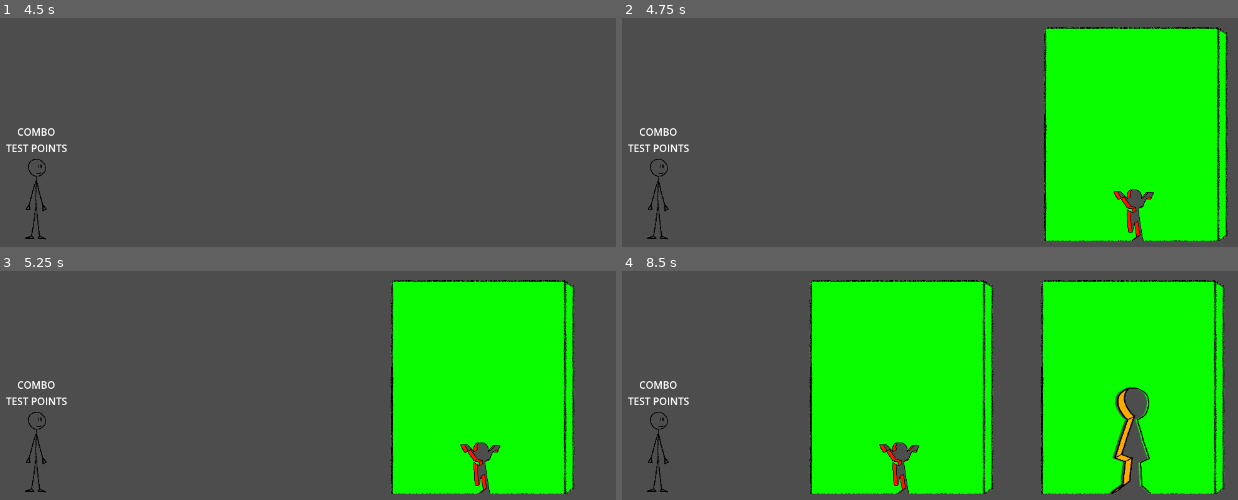
Above: before the commit, frames 1-4 (two rows, left to right).
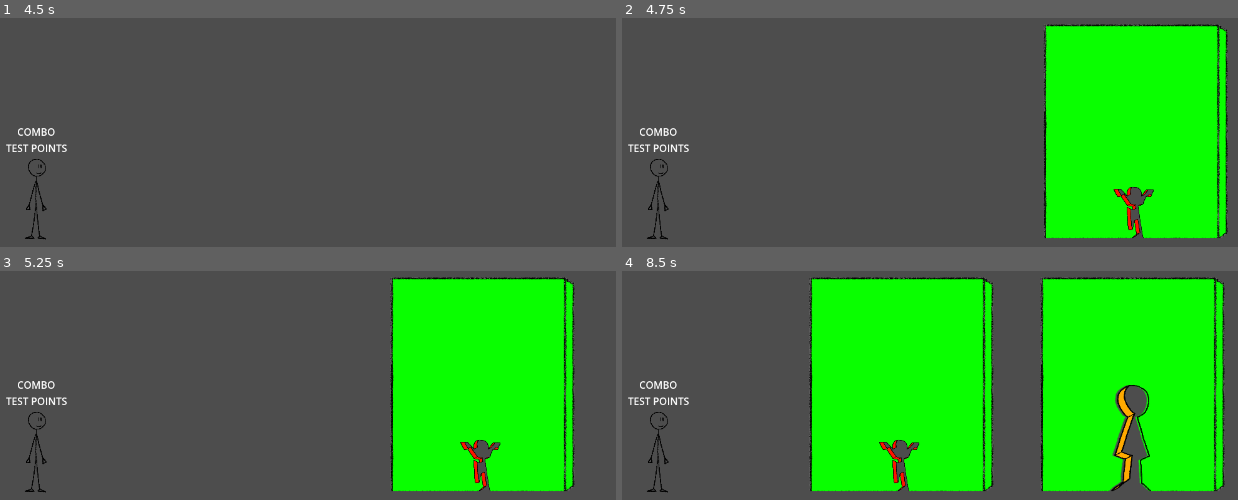
Above: after the commit, the same moments.

Repository: onegm/Scale-Game-Show
Game: Godot game, scene res://levels/Level1.tscn
Two runs of this game, one before a commit and one after it. Both use one fixed random seed, a clock stepped at 60 frames per second and the inputs below.
Inputs:
- Up to frame 1 (4.5 s): tap Enter at 0.5, 2, 3.5 s; hold Right (pose_right) 0.53-1.28 s; tap A (look_left) at 0.6, 2.1, 3.6 s; tap Space at 1.25, 2.75, 4.25 s; hold Down (pose_down) 1.28-2.03 s; tap D (look_right) at 1.35, 2.85, 4.35 s; hold Right (pose_right) 2.03-2.78 s; hold Up (pose_up) 2.78-3.53 s; hold Left (pose_left) from 3.53 s (still down)
- Up to frame 2 (4.75 s): keep holding Left (pose_left)
- Up to frame 3 (5.25 s): release Left (pose_left) at 5.03 s; hold Down (pose_down) from 5.03 s (still down); tap A (look_left) at 5.1 s
- Up to frame 4 (8.5 s): release Down (pose_down) at 5.78 s; hold Right (pose_right) 5.78-6.53 s; tap D (look_right) at 5.85, 7.35 s; hold Up (pose_up) 6.53-7.28 s; tap A (look_left) at 6.6, 8.1 s; hold Right (pose_right) 7.28-8.03 s; hold Down (pose_down) from 8.03 s (still down)

Frame 1 is identical in both runs. In frame 2, 1.9% of the frame differs, in the area x 68-99%, y 2-98%; in frame 3, 1.9%; in frame 4, 4.2%, in the area x 30-98%, y 2-98%.

Commit message:
Change ordering when player passes through wall

Diff:
--- a/levels/Level1.tscn
+++ b/levels/Level1.tscn
@@ -4,6 +4,7 @@
 [ext_resource type="PackedScene" uid="uid://c150wmemgs4sn" path="res://player/player.tscn" id="1_c3ycx"]
 
 [node name="Level1" type="Node2D"]
+y_sort_enabled = true
 script = ExtResource("1_bx0cw")
 song_num = 1
 
@@ -11,4 +12,4 @@
 position = Vector2(355, 475)
 
 [node name="WallSpawnPoint" type="Marker2D" parent="."]
-position = Vector2(1136, 478)
+position = Vector2(1136, 474)
--- a/levels/level.gd
+++ b/levels/level.gd
@@ -4,12 +4,12 @@
 @onready var wall_spawner = WallSpawner.new()
 
 func _ready():
-	$WallSpawnPoint.add_child(wall_spawner)
 	var song = SongSequence.new(1)
 	add_child(song)
+	add_child(wall_spawner)
 	song.timestamp_reached.connect(on_timestamp_reached)
 	await get_tree().create_timer(3).timeout
 	song.play()
 
 func on_timestamp_reached():
-	wall_spawner.spawn_wall()
+	wall_spawner.spawn_wall($WallSpawnPoint.global_position)
--- a/walls/Wall.tscn
+++ b/walls/Wall.tscn
@@ -1,11 +1,123 @@
-[gd_scene load_steps=5 format=3 uid="uid://cvprlymwlmhan"]
+[gd_scene load_steps=16 format=3 uid="uid://cvprlymwlmhan"]
 
 [ext_resource type="Script" path="res://walls/wall.gd" id="1_skayl"]
 [ext_resource type="PackedScene" uid="uid://d1fvq2460vh11" path="res://walls/posture/Posture.tscn" id="2_7uj5q"]
 [ext_resource type="Texture2D" uid="uid://bldld0uo8ocjq" path="res://walls/art/wall.png" id="3_rfxvc"]
+[ext_resource type="Texture2D" uid="uid://cdkfpce136suy" path="res://walls/art/outlines.png" id="4_7d671"]
 
 [sub_resource type="RectangleShape2D" id="RectangleShape2D_wwqmh"]
 size = Vector2(26, 690)
+
+[sub_resource type="AtlasTexture" id="AtlasTexture_vqhof"]
+atlas = ExtResource("4_7d671")
+region = Rect2(750, 0, 750, 750)
+
+[sub_resource type="AtlasTexture" id="AtlasTexture_jbild"]
+atlas = ExtResource("4_7d671")
+region = Rect2(1500, 0, 750, 750)
+
+[sub_resource type="AtlasTexture" id="AtlasTexture_c3ey3"]
+atlas = ExtResource("4_7d671")
+region = Rect2(1500, 750, 750, 750)
+
+[sub_resource type="AtlasTexture" id="AtlasTexture_ogo7y"]
+atlas = ExtResource("4_7d671")
+region = Rect2(2250, 0, 750, 750)
+
+[sub_resource type="AtlasTexture" id="AtlasTexture_t3j10"]
+atlas = ExtResource("4_7d671")
+region = Rect2(2250, 750, 750, 750)
+
+[sub_resource type="AtlasTexture" id="AtlasTexture_q7m2w"]
+atlas = ExtResource("4_7d671")
+region = Rect2(0, 750, 750, 750)
+
+[sub_resource type="AtlasTexture" id="AtlasTexture_xn0k0"]
+atlas = ExtResource("4_7d671")
+region = Rect2(0, 1500, 750, 750)
+
+[sub_resource type="AtlasTexture" id="AtlasTexture_xk8uv"]
+atlas = ExtResource("4_7d671")
+region = Rect2(750, 750, 750, 750)
+
+[sub_resource type="AtlasTexture" id="AtlasTexture_aqegs"]
+atlas = ExtResource("4_7d671")
+region = Rect2(750, 1500, 750, 750)
+
+[sub_resource type="SpriteFrames" id="SpriteFrames_wrvex"]
+animations = [{
+"frames": [{
+"duration": 1.0,
+"texture": SubResource("AtlasTexture_vqhof")
+}],
+"loop": false,
+"name": &"0",
+"speed": 1.0
+}, {
+"frames": [{
+"duration": 1.0,
+"texture": SubResource("AtlasTexture_jbild")
+}],
+"loop": false,
+"name": &"1",
+"speed": 1.0
+}, {
+"frames": [{
+"duration": 1.0,
+"texture": SubResource("AtlasTexture_c3ey3")
+}],
+"loop": false,
+"name": &"2",
+"speed": 1.0
+}, {
+"frames": [{
+"duration": 1.0,
+"texture": SubResource("AtlasTexture_ogo7y")
+}],
+"loop": false,
+"name": &"3",
+"speed": 1.0
+}, {
+"frames": [{
+"duration": 1.0,
+"texture": SubResource("AtlasTexture_t3j10")
+}],
+"loop": true,
+"name": &"4",
+"speed": 5.0
+}, {
+"frames": [{
+"duration": 1.0,
+"texture": SubResource("AtlasTexture_q7m2w")
+}],
+"loop": false,
+"name": &"5",
+"speed": 1.0
+}, {
+"frames": [{
+"duration": 1.0,
+"texture": SubResource("AtlasTexture_xn0k0")
+}],
+"loop": false,
+"name": &"6",
+"speed": 1.0
+}, {
+"frames": [{
+"duration": 1.0,
+"texture": SubResource("AtlasTexture_xk8uv")
+}],
+"loop": false,
+"name": &"7",
+"speed": 1.0
+}, {
+"frames": [{
+"duration": 1.0,
+"texture": SubResource("AtlasTexture_aqegs")
+}],
+"loop": true,
+"name": &"8",
+"speed": 5.0
+}]
 
 [node name="Wall" type="Area2D"]
 scale = Vector2(0.5, 0.5)
@@ -21,3 +133,9 @@
 [node name="CollisionShape2D" type="CollisionShape2D" parent="."]
 position = Vector2(14, -344)
 shape = SubResource("RectangleShape2D_wwqmh")
+
+[node name="Outlines" type="AnimatedSprite2D" parent="."]
+scale = Vector2(0.25, 0.25)
+sprite_frames = SubResource("SpriteFrames_wrvex")
+animation = &"0"
+offset = Vector2(0, -375)
--- a/walls/posture/Posture.tscn
+++ b/walls/posture/Posture.tscn
@@ -1,10 +1,9 @@
-[gd_scene load_steps=32 format=3 uid="uid://d1fvq2460vh11"]
+[gd_scene load_steps=21 format=3 uid="uid://d1fvq2460vh11"]
 
 [ext_resource type="Texture2D" uid="uid://bw8ajx4a87xqt" path="res://walls/art/wall_holes/Idle - White.png" id="1_kr8ek"]
 [ext_resource type="Texture2D" uid="uid://bxl8hd5r4ghjg" path="res://walls/art/wall_holes/Pose 1 - Right White.png" id="2_83wkl"]
 [ext_resource type="Script" path="res://walls/posture/posture.gd" id="2_hqkx4"]
 [ext_resource type="Texture2D" uid="uid://d0gd3fuo8dtev" path="res://walls/art/wall_holes/Pose 1 - Left White.png" id="3_haxd5"]
-[ext_resource type="Texture2D" uid="uid://cdkfpce136suy" path="res://walls/art/outlines.png" id="3_sjgld"]
 [ext_resource type="Texture2D" uid="uid://bi5ryr80lfuhx" path="res://walls/art/wall_holes/Pose 2 - Right White.png" id="4_p6v4h"]
 [ext_resource type="Texture2D" uid="uid://oji6kf0fc6q4" path="res://walls/art/wall_holes/Pose 2 - Left White.png" id="5_jopgx"]
 [ext_resource type="Texture2D" uid="uid://bdr734u22gmn0" path="res://walls/art/wall_holes/Pose 3 - Right White.png" id="6_us3se"]
@@ -123,127 +122,9 @@
 "speed": 1.0
 }]
 
-[sub_resource type="AtlasTexture" id="AtlasTexture_vqhof"]
-atlas = ExtResource("3_sjgld")
-region = Rect2(750, 0, 750, 750)
-
-[sub_resource type="AtlasTexture" id="AtlasTexture_jbild"]
-atlas = ExtResource("3_sjgld")
-region = Rect2(1500, 0, 750, 750)
-
-[sub_resource type="AtlasTexture" id="AtlasTexture_c3ey3"]
-atlas = ExtResource("3_sjgld")
-region = Rect2(1500, 750, 750, 750)
-
-[sub_resource type="AtlasTexture" id="AtlasTexture_ogo7y"]
-atlas = ExtResource("3_sjgld")
-region = Rect2(2250, 0, 750, 750)
-
-[sub_resource type="AtlasTexture" id="AtlasTexture_t3j10"]
-atlas = ExtResource("3_sjgld")
-region = Rect2(2250, 750, 750, 750)
-
-[sub_resource type="AtlasTexture" id="AtlasTexture_q7m2w"]
-atlas = ExtResource("3_sjgld")
-region = Rect2(0, 750, 750, 750)
-
-[sub_resource type="AtlasTexture" id="AtlasTexture_xn0k0"]
-atlas = ExtResource("3_sjgld")
-region = Rect2(0, 1500, 750, 750)
-
-[sub_resource type="AtlasTexture" id="AtlasTexture_xk8uv"]
-atlas = ExtResource("3_sjgld")
-region = Rect2(750, 750, 750, 750)
-
-[sub_resource type="AtlasTexture" id="AtlasTexture_aqegs"]
-atlas = ExtResource("3_sjgld")
-region = Rect2(750, 1500, 750, 750)
-
-[sub_resource type="SpriteFrames" id="SpriteFrames_xggf3"]
-animations = [{
-"frames": [{
-"duration": 1.0,
-"texture": SubResource("AtlasTexture_vqhof")
-}],
-"loop": false,
-"name": &"0",
-"speed": 1.0
-}, {
-"frames": [{
-"duration": 1.0,
-"texture": SubResource("AtlasTexture_jbild")
-}],
-"loop": false,
-"name": &"1",
-"speed": 1.0
-}, {
-"frames": [{
-"duration": 1.0,
-"texture": SubResource("AtlasTexture_c3ey3")
-}],
-"loop": false,
-"name": &"2",
-"speed": 1.0
-}, {
-"frames": [{
-"duration": 1.0,
-"texture": SubResource("AtlasTexture_ogo7y")
-}],
-"loop": false,
-"name": &"3",
-"speed": 1.0
-}, {
-"frames": [{
-"duration": 1.0,
-"texture": SubResource("AtlasTexture_t3j10")
-}],
-"loop": true,
-"name": &"4",
-"speed": 5.0
-}, {
-"frames": [{
-"duration": 1.0,
-"texture": SubResource("AtlasTexture_q7m2w")
-}],
-"loop": false,
-"name": &"5",
-"speed": 1.0
-}, {
-"frames": [{
-"duration": 1.0,
-"texture": SubResource("AtlasTexture_xn0k0")
-}],
-"loop": false,
-"name": &"6",
-"speed": 1.0
-}, {
-"frames": [{
-"duration": 1.0,
-"texture": SubResource("AtlasTexture_xk8uv")
-}],
-"loop": false,
-"name": &"7",
-"speed": 1.0
-}, {
-"frames": [{
-"duration": 1.0,
-"texture": SubResource("AtlasTexture_aqegs")
-}],
-"loop": true,
-"name": &"8",
-"speed": 5.0
-}]
-
 [node name="Posture" type="AnimatedSprite2D"]
 clip_children = 1
 sprite_frames = SubResource("SpriteFrames_mrt07")
 animation = &"0"
 offset = Vector2(0, -375)
 script = ExtResource("2_hqkx4")
-
-[node name="Outlines" type="AnimatedSprite2D" parent="."]
-top_level = true
-scale = Vector2(0.25, 0.25)
-sprite_frames = SubResource("SpriteFrames_xggf3")
-animation = &"0"
-offset = Vector2(0, -375)
--- a/walls/posture/posture.gd
+++ b/walls/posture/posture.gd
@@ -2,16 +2,8 @@
 
 var SCALE_FACTOR = Vector2.ONE
 
-func _ready():
-	var remote_transform = RemoteTransform2D.new()
-	remote_transform.update_scale = false
-	remote_transform.remote_path = $Outlines.get_path()
-	add_sibling.call_deferred(remote_transform)
-
 func set_posture(index : int):
 	play(str(index))
-	$Outlines.play(str(index))
 
 func set_posture_scale(new_scale : int):
 	scale = new_scale*SCALE_FACTOR
-	$Outlines.scale = scale/8.0
--- a/walls/wall.gd
+++ b/walls/wall.gd
@@ -1,6 +1,7 @@
 extends Area2D
 
 @onready var posture = $Posture
+@onready var outlines = $Outlines
 
 var postureDTO : PostureDTO
 var speed = 100
@@ -10,6 +11,7 @@
 
 func on_area_entered(_area):
 	SignalBus.wall_hit.emit(postureDTO)
+	z_index += 1
 
 func _physics_process(delta):
 	global_position.x -= speed*delta
@@ -21,7 +23,9 @@
 	set_wall_and_posture_scale(postureDTO.size + 1)
 	var posture_num = max(0, postureDTO.posture*2 - (1 if postureDTO.direction % 2 == 0 else 0))
 	posture.set_posture(posture_num)
+	outlines.play(str(posture_num))
 
 func set_wall_and_posture_scale(new_scale : int):
 	posture.set_posture_scale(new_scale)
 	$Posture/Wall.scale /= new_scale
+	outlines.scale = (Vector2.ONE/4.0)*new_scale
--- a/walls/wall_spawner.gd
+++ b/walls/wall_spawner.gd
@@ -6,13 +6,14 @@
 
 @onready var posture_sequence : WallSequence = Sequence1.new()
 
-func spawn_wall():
+func spawn_wall(spawn_position : Vector2):
 	if !posture_sequence.has_next():
 		return
 	var next_posture = posture_sequence.next();
 
 	var new_wall = wall_posture_scene.instantiate()
-	add_child(new_wall)
+	add_sibling(new_wall)
+	new_wall.global_position = spawn_position
 
 	new_wall.set_posture_from_DTO(next_posture)
 
Not shown, changed: export_presets.cfg
